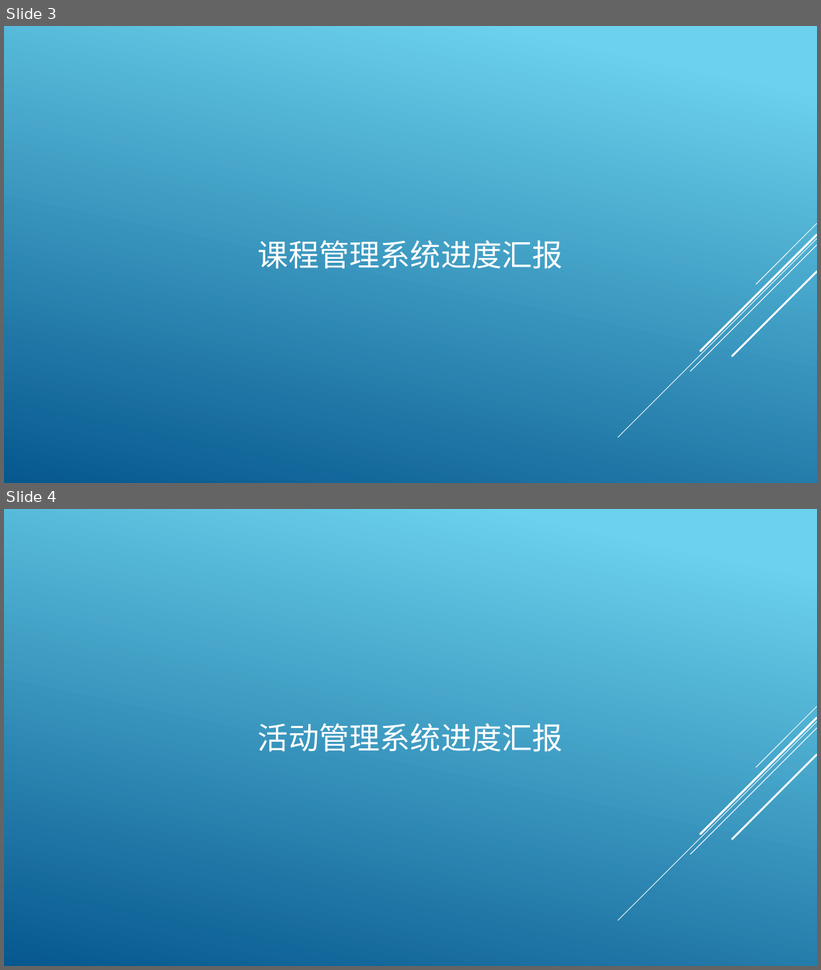
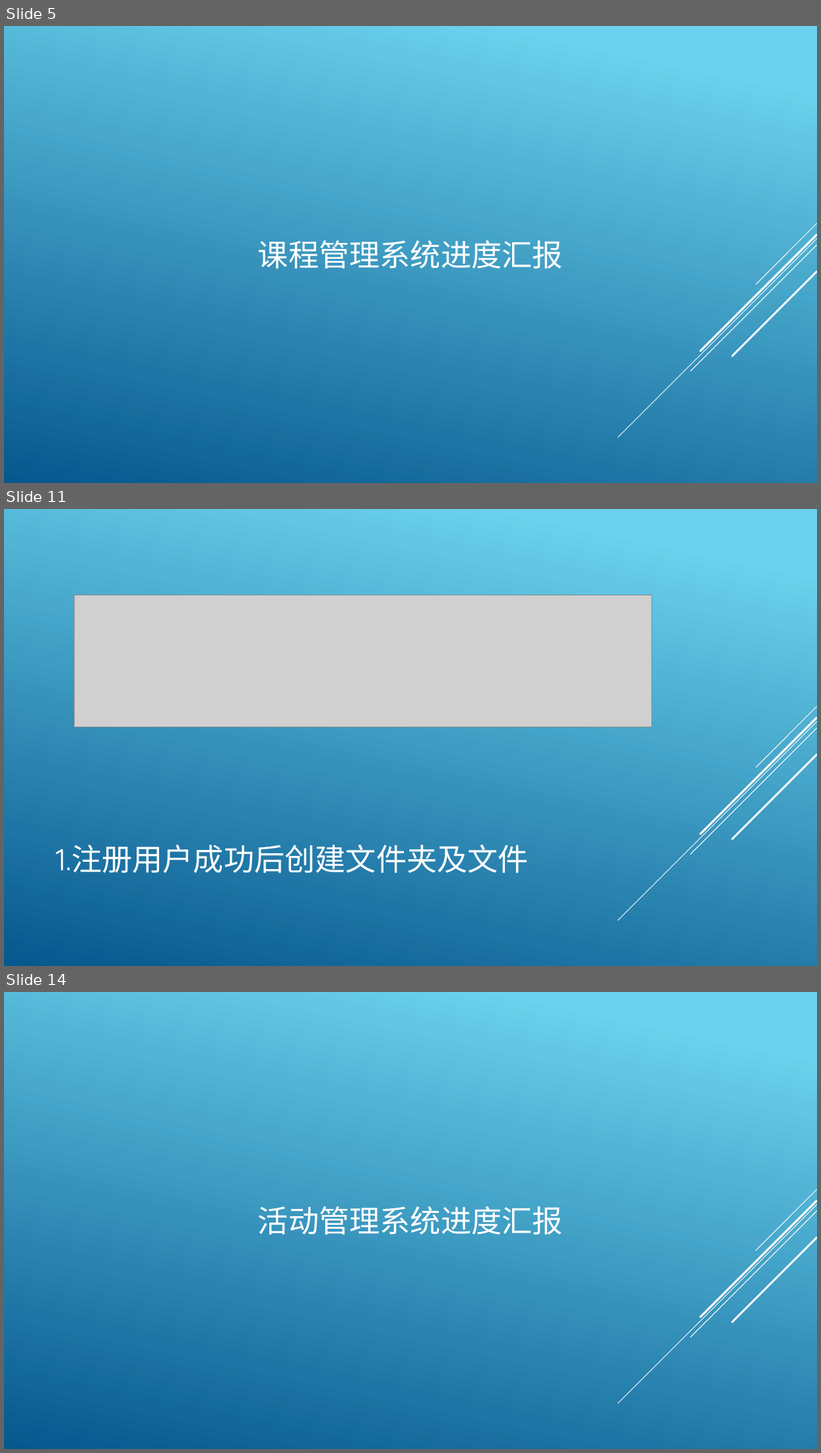
Before and after one commit to archester-250/Course_Auxiliary_System, a slide deck: report/Mid-term check.pptx. Shown one above the other, each under a label of ours: slides 3 and 4 before the commit, slides 5, 11 and 14 after it; the slides between them are not shown. The pictures are 821x970 and 821x1453 pixels, drawn with LibreOffice and Linux fonts; fonts in the diff are those of the drawing; grey boxes stand for pictures. Boxes give left, top, right and bottom in pixels: in the first picture for what was removed or moved away, otherwise in the second. Text is boxed around its words. In the diff, an @@ line names an element or a change of style, - is before the commit and + after.

```diff
--- a/report/Mid-term check.pptx
+++ b/report/Mid-term check.pptx
@@ slide 11 added at [4,509,817,966], background gradient #6ED2EB to #06588E; not listed: 5 template elements that a slide beside it also shows @@
@@ picture added at [74,595,652,727] @@
@@ title added at [55,845,529,873], 36 pt, text #FFFFFF @@
+1.注册用户成功后创建文件夹及文件
@@ what was slide 3 is now slide 5 @@
@@ what was slide 4 is now slide 14 @@
```
Also in this commit, not shown: 10 other slides added, 8 other files.
